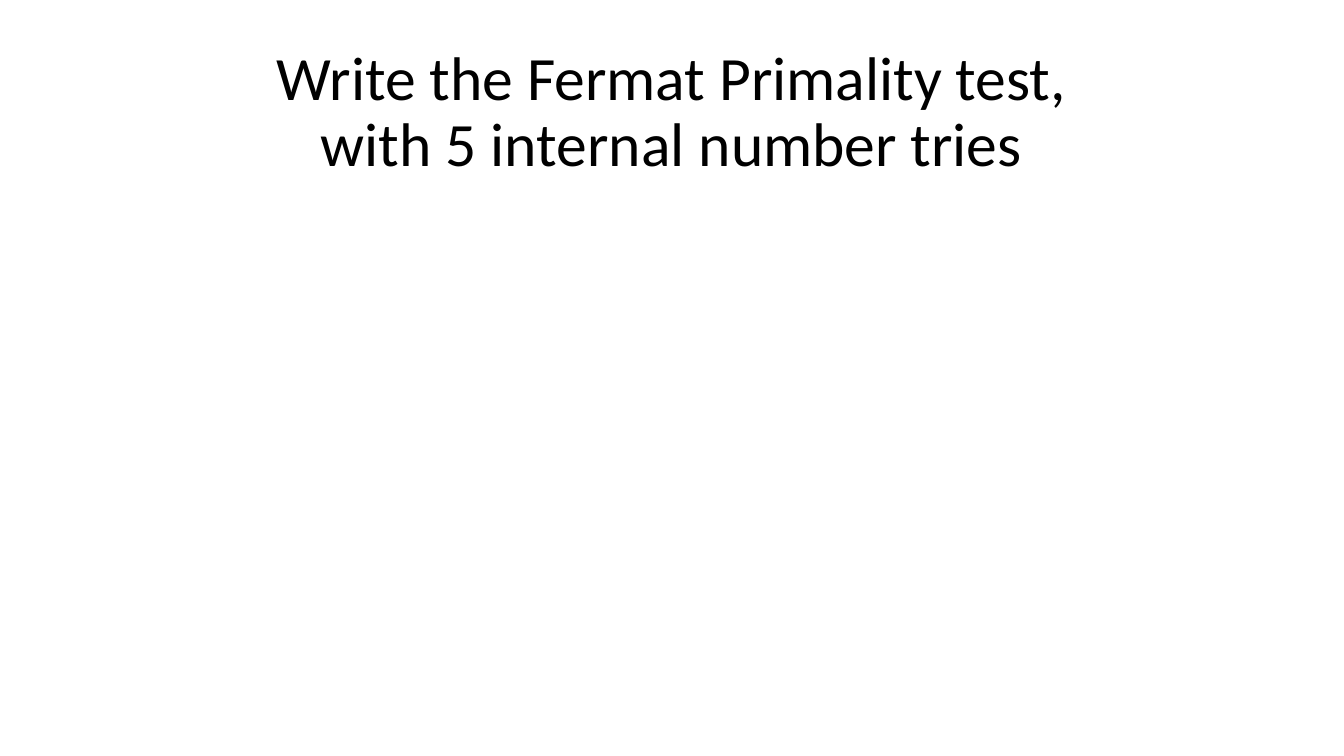
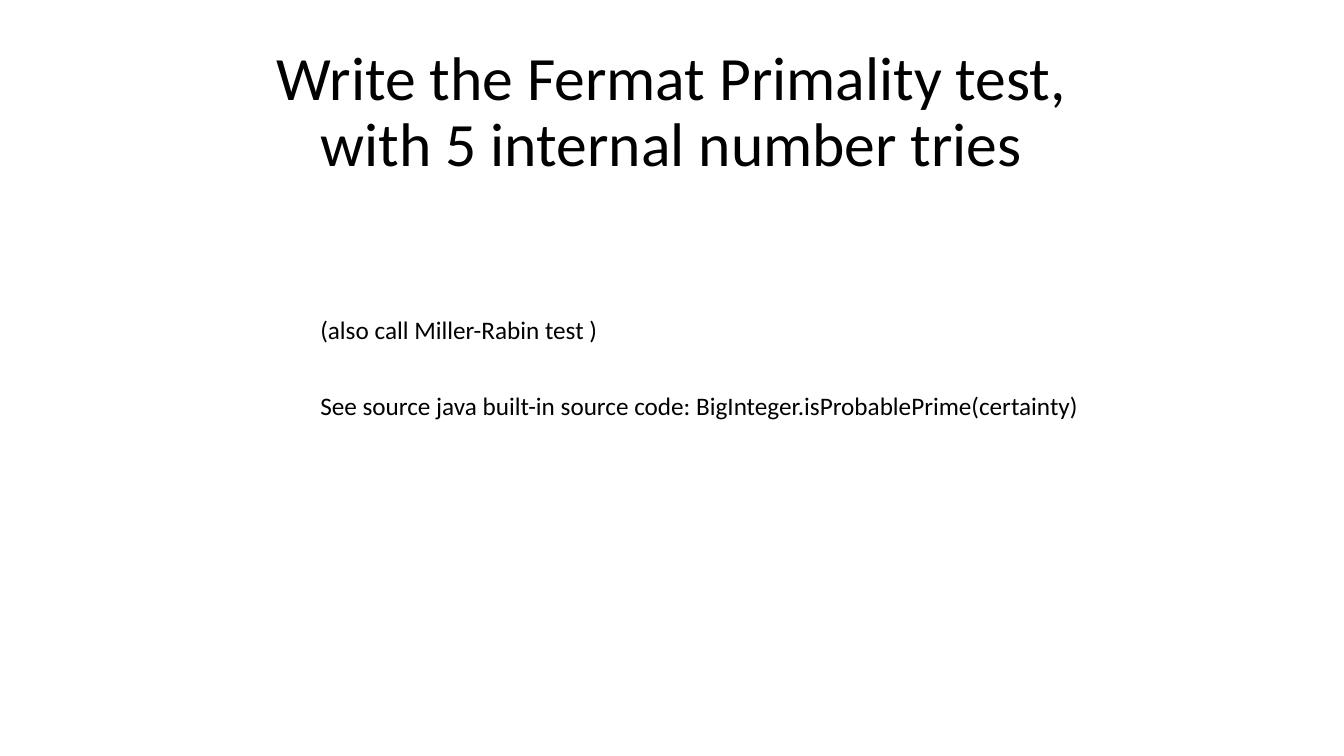
Before and after one commit to Arnaud-Nauwynck/presentations, a slide deck: slide 14 of security/hands-on/Security-TD4-cryptography-prime-numbers.pptx (slide 5 before the commit). Drawn at 1344x756 pixels with LibreOffice and Linux fonts; fonts in the diff are those of the drawing. Boxes give left, top, right and bottom in pixels: in the first picture for what was removed or moved away, otherwise in the second. Text is boxed around its words. In the diff, an @@ line names an element or a change of style, - is before the commit and + after.

```diff
--- a/security/hands-on/Security-TD4-cryptography-prime-numbers.pptx
+++ b/security/hands-on/Security-TD4-cryptography-prime-numbers.pptx
@@ text added at (x1=320, y1=320, x2=584, y2=343), 18 pt, text #000000 @@
+(also call Miller-Rabin test )
@@ text added at (x1=320, y1=396, x2=1077, y2=420), 18 pt, text #000000 @@
+See source java built-in source code: BigInteger.isProbablePrime(certainty)
```
Also in this commit, not shown: 5 other slides changed, 22 slides added, 3 slides removed, 23 other files.
